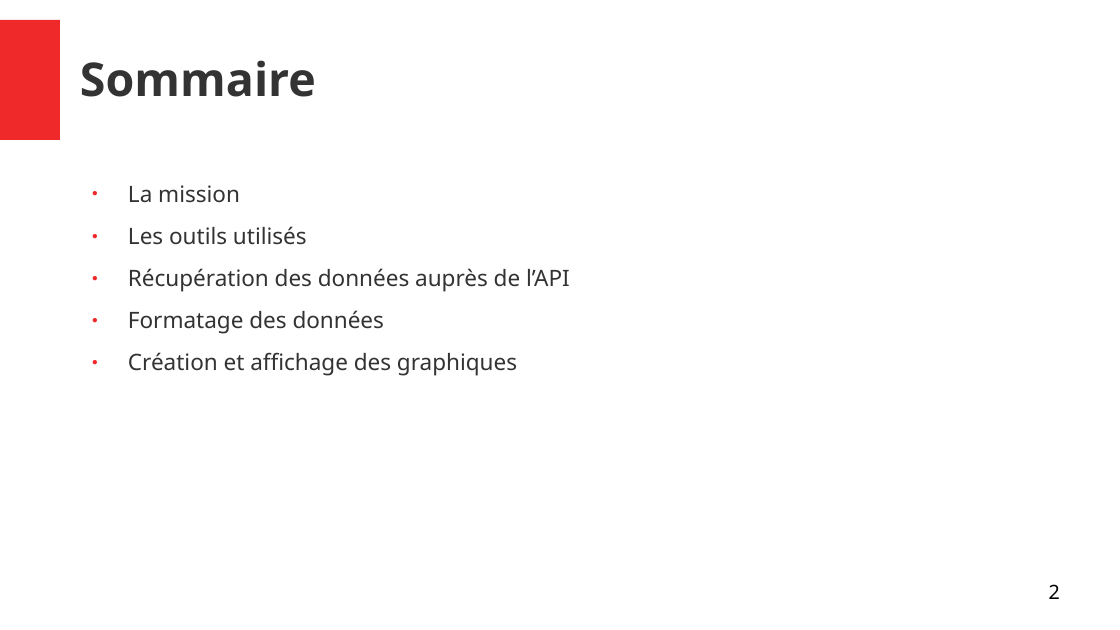
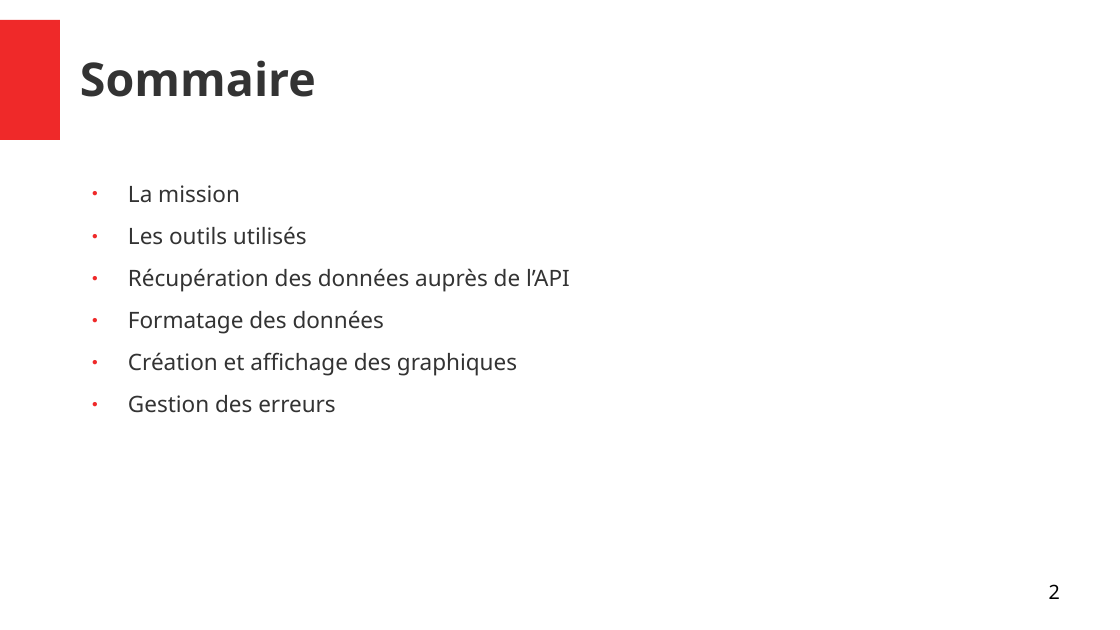
Before and after one commit to joskapotin/joskapotin_12_04032022, a slide deck: slide 2 of OC/SOUTENANCE/presentationProjet12.odp. Drawn at 1120x630 pixels with LibreOffice and Linux fonts; fonts in the diff are those of the drawing. Boxes give left, top, right and bottom in pixels: in the first picture for what was removed or moved away, otherwise in the second. Text is boxed around its words. In the diff, an @@ line names an element or a change of style, - is before the commit and + after.

```diff
--- a/OC/SOUTENANCE/presentationProjet12.odp
+++ b/OC/SOUTENANCE/presentationProjet12.odp
@@ text at (128,395,336,413): paragraph added @@
+● Gestion des erreurs
```
Also in this commit, not shown: 3 other slides changed, 1 slide added, 3 other files.
